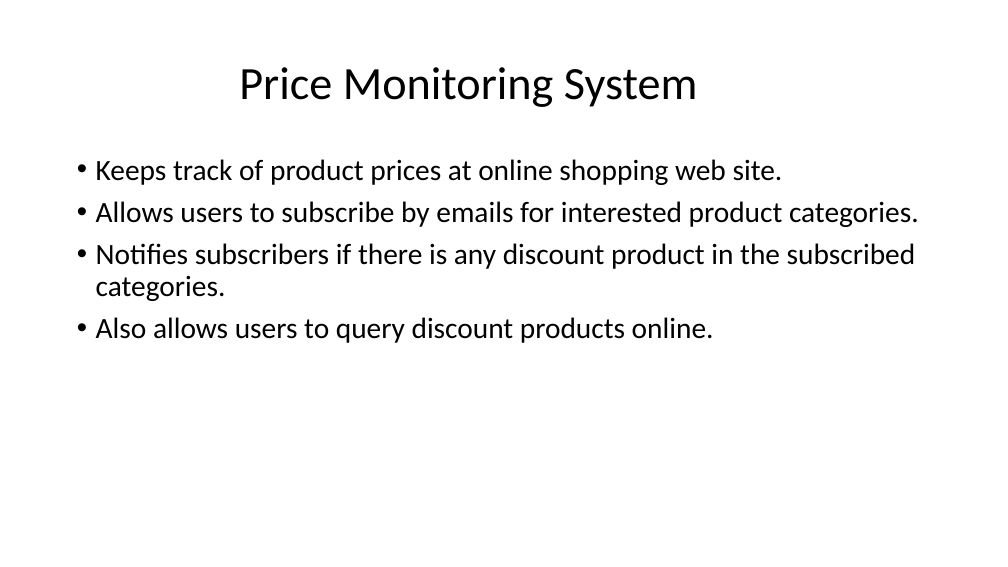
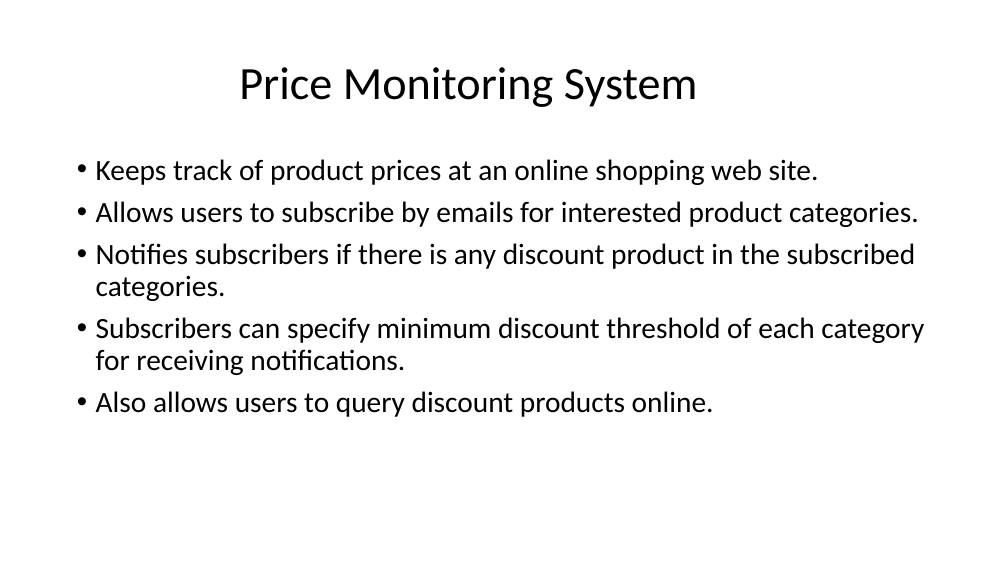
Before and after one commit to youhusky/price-monitoring-system, a slide deck: slide 2 of PriceMonitoringDesign.pptx. Drawn at 1008x567 pixels with LibreOffice and Linux fonts; fonts in the diff are those of the drawing. Boxes give left, top, right and bottom in pixels: in the first picture for what was removed or moved away, otherwise in the second. Text is boxed around its words. In the diff, an @@ line names an element or a change of style, - is before the commit and + after.

```diff
--- a/PriceMonitoringDesign.pptx
+++ b/PriceMonitoringDesign.pptx
@@ text at [96, 159, 819, 185]: text changed @@
-• Keeps track of product prices at online shopping web site.
+• Keeps track of product prices at an online shopping web site.
@@ text at [96, 317, 924, 375]: paragraph added @@
+• Subscribers can specify minimum discount threshold of each category for receiving notifications.
```
Also in this commit, not shown: 10 other files.
